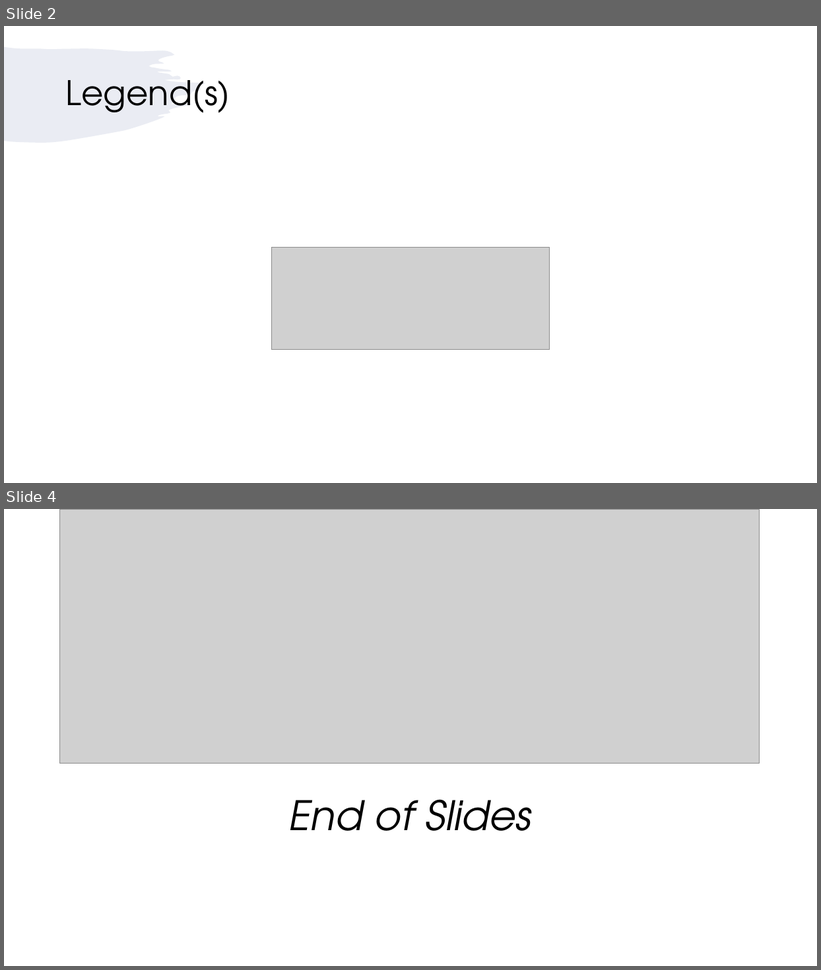
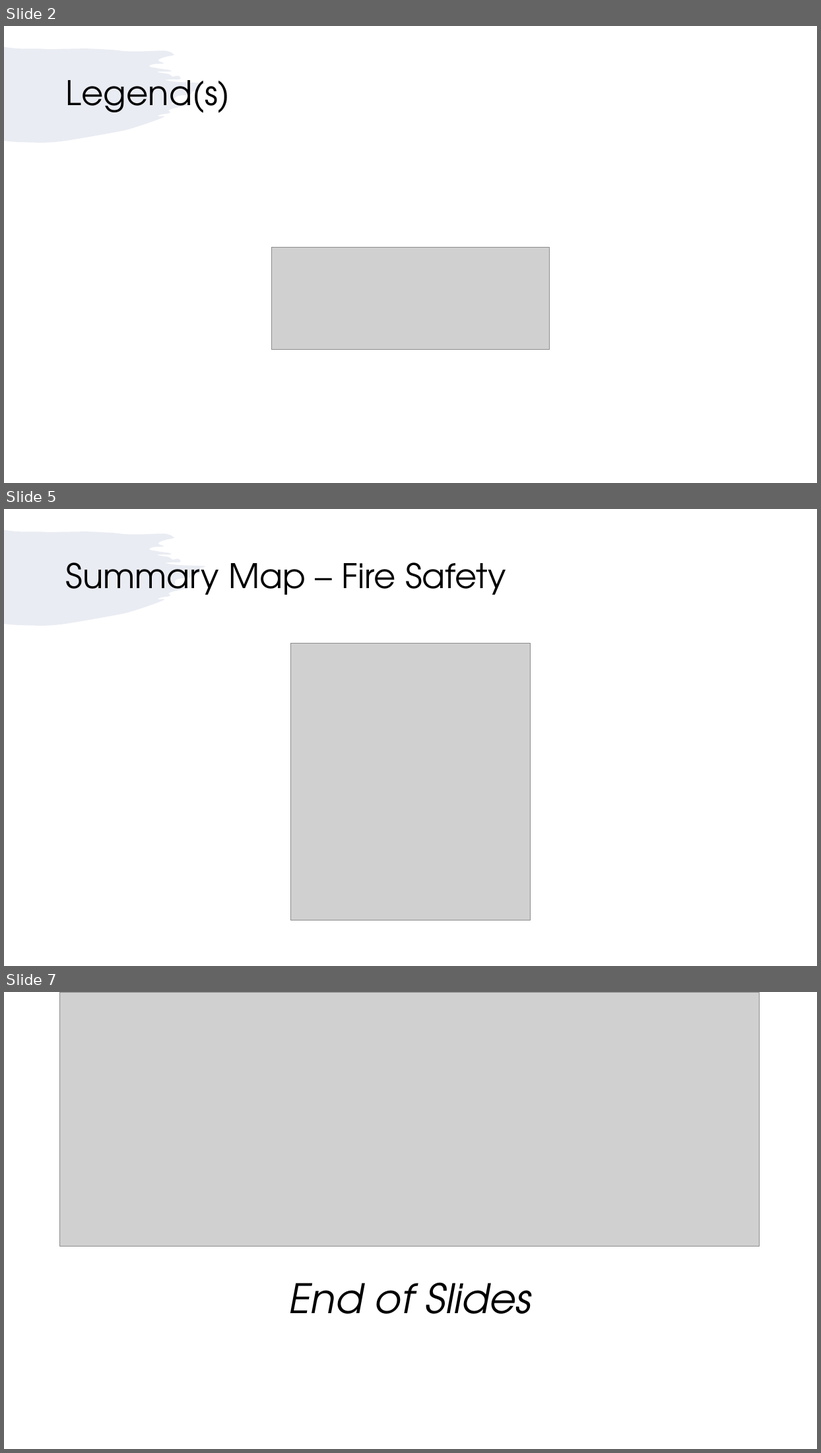
Before and after one commit to TeniaXu/ISDT-CA2, a slide deck: Slides/Map.pptx. Shown one above the other, each under a label of ours: slides 2 and 4 before the commit, slides 2, 5 and 7 after it; the slides between them are not shown. The pictures are 821x970 and 821x1453 pixels, drawn with LibreOffice and Linux fonts; fonts in the diff are those of the drawing; grey boxes stand for pictures. Boxes give left, top, right and bottom in pixels: in the first picture for what was removed or moved away, otherwise in the second. Text is boxed around its words. In the diff, an @@ line names an element or a change of style, - is before the commit and + after.

```diff
--- a/Slides/Map.pptx
+++ b/Slides/Map.pptx
@@ slide 5 added at (x1=4, y1=509, x2=817, y2=966), background #FFFFFF; not listed: 1 template element that a slide beside it also shows @@
@@ title added at (x1=66, y1=562, x2=506, y2=595), 40 pt, text #000000 @@
+Summary Map – Fire Safety
@@ picture added at (x1=291, y1=643, x2=531, y2=921) @@
@@ what was slide 4 is now slide 7 @@
```
Also in this commit, not shown: 1 slide changed, 2 other slides added, 5 other files.
